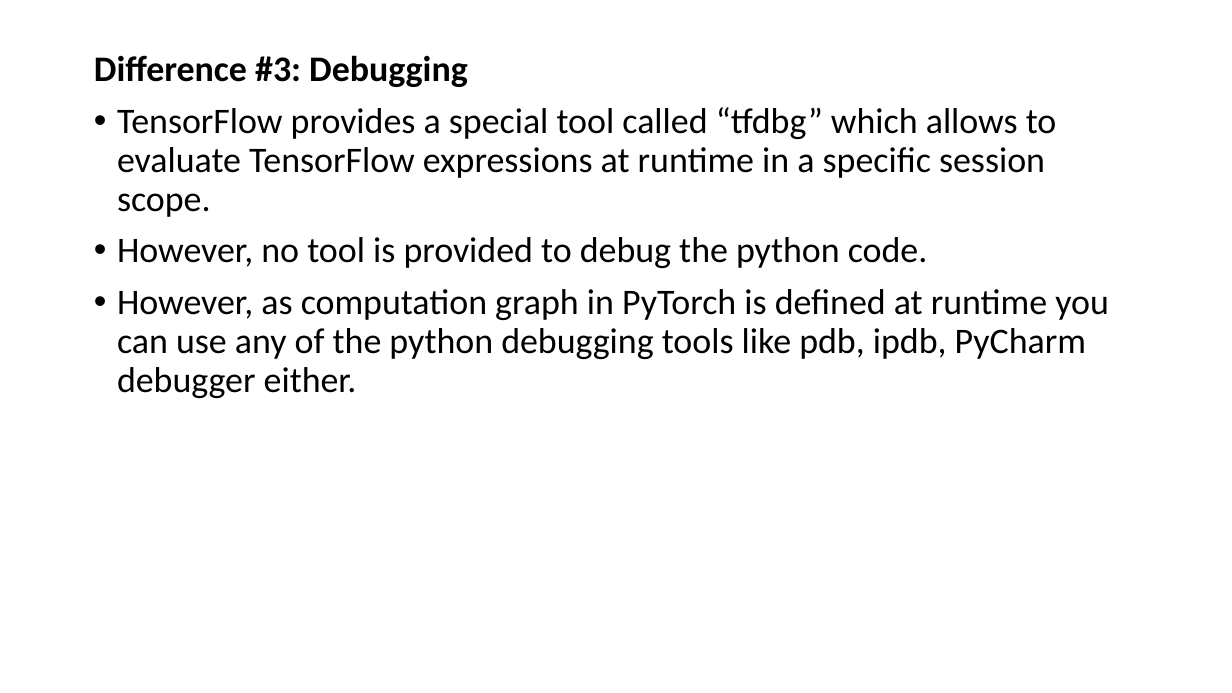
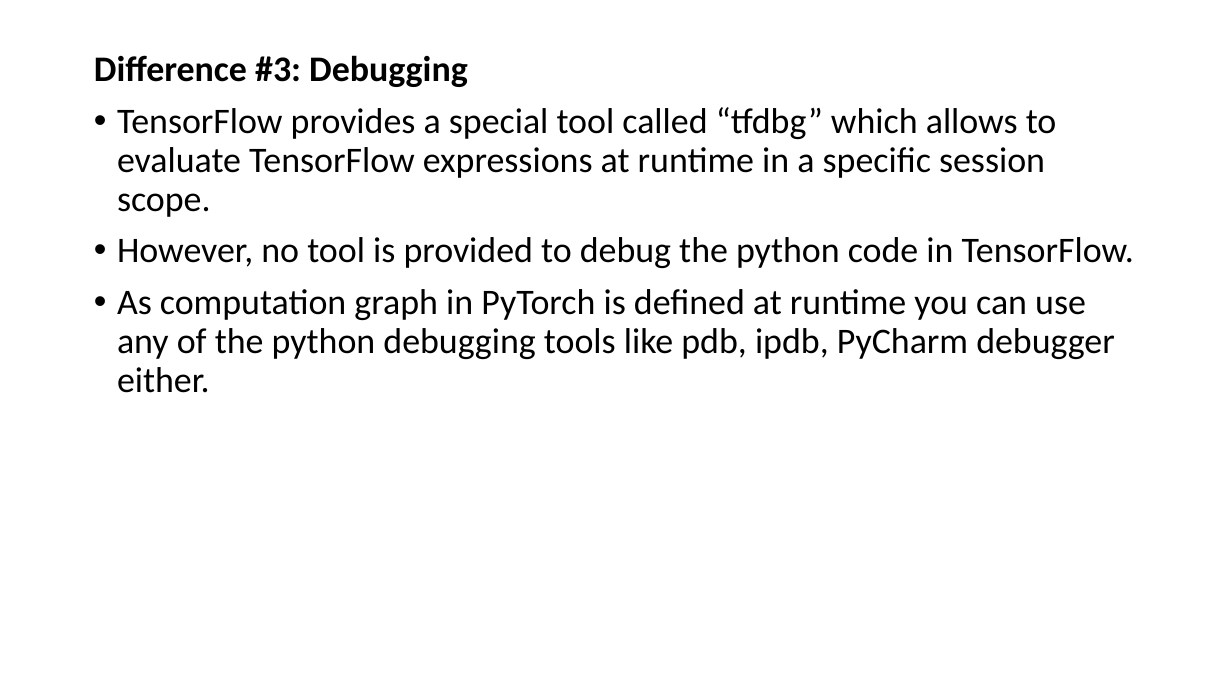
Before and after one commit to chaituValKanO/ImageClassificationUsingTransferLearning, a slide deck: slide 42 of presentation/ImageClassificationusingTransferLearning.pptx. Drawn at 1232x693 pixels with LibreOffice and Linux fonts; fonts in the diff are those of the drawing. Boxes give left, top, right and bottom in pixels: in the first picture for what was removed or moved away, otherwise in the second. Text is boxed around its words. In the diff, an @@ line names an element or a change of style, - is before the commit and + after.

```diff
--- a/presentation/ImageClassificationusingTransferLearning.pptx
+++ b/presentation/ImageClassificationusingTransferLearning.pptx
@@ text at (117, 237, 1134, 393): text changed @@
-• However, no tool is provided to debug the python code.
-• However, as computation graph in PyTorch is defined at runtime you can use any of the python debugging tools like pdb, ipdb, PyCharm debugger either.
+• However, no tool is provided to debug the python code in TensorFlow.
+• As computation graph in PyTorch is defined at runtime you can use any of the python debugging tools like pdb, ipdb, PyCharm debugger either.
```
Also in this commit, not shown: 6 other slides changed, 3 slides added.
